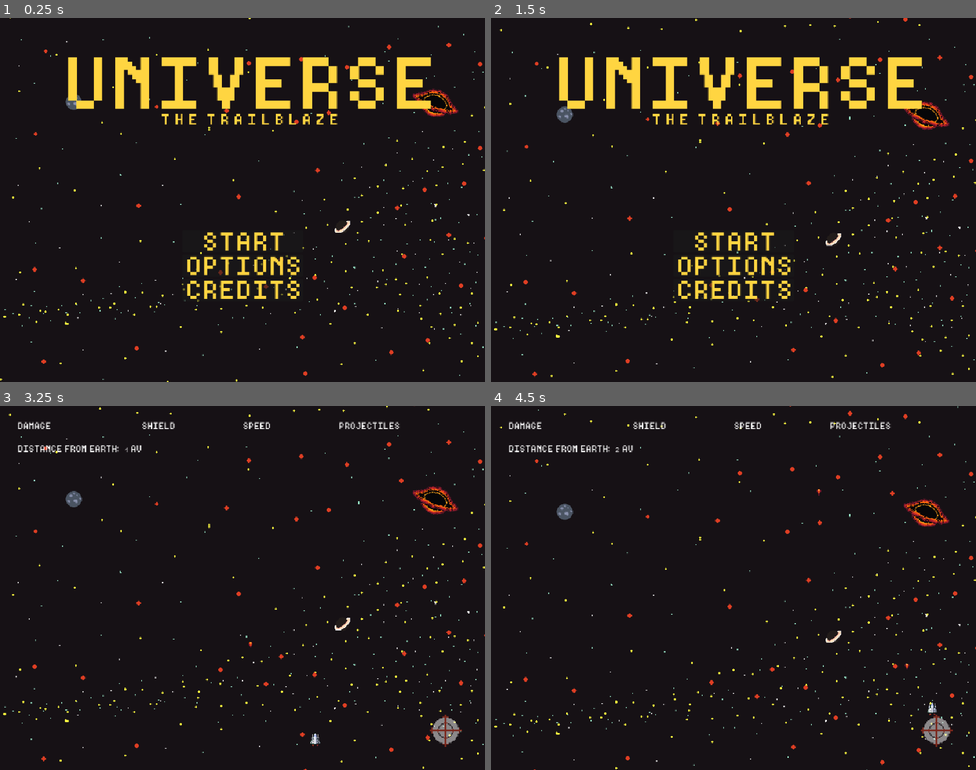
Above: before the commit, frames 1-4 (two rows, left to right).
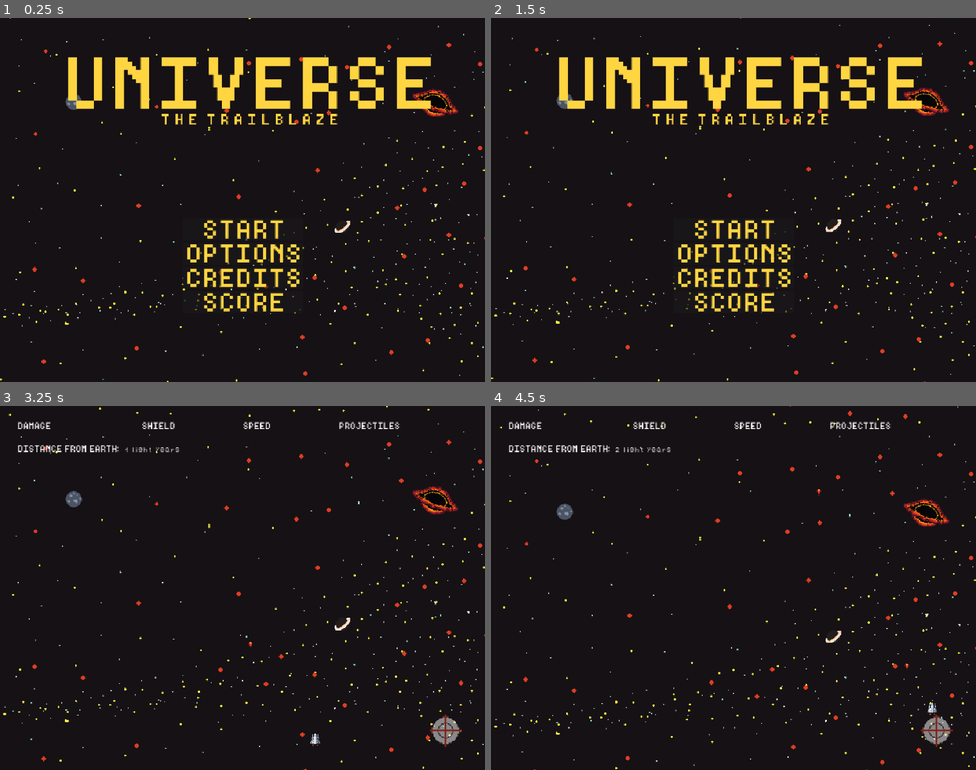
Above: after the commit, the same moments.

Repository: raysilent7/trailblazers
Game: Godot game, scene res://scenes/menu.tscn
The game is run twice, just before and just after one commit, with the same random seed, the same clock (stepped at 60 frames per second) and the same inputs. Sound files missing from this copy of the repository are replaced by a short silence.
Inputs (mouse positions are in pixels of both pictures, inside the frame that each line leads up to):
- Up to frame 1 (0.25 s): no input
- Up to frame 2 (1.5 s): click (733, 301) at 0.5 s, where only the run after the commit has a clickable "SCORE"; click (942, 54) at 1.27 s
- Up to frame 3 (3.25 s): click "START" at 2 s; move the mouse to (349, 569) at 2.77 s; hold D (right) from 2.78 s (still down); hold Space (shoot) from 2.78 s (still down); click (349, 569) at 2.92 s
- Up to frame 4 (4.5 s): release D (right) at 3.5 s; release Space (shoot) at 3.5 s; drag from (636, 606) to (820, 693) at 3.52 s; move the mouse to (782, 507) at 4.27 s; hold D (right) from 4.28 s (still down); hold Space (shoot) from 4.28 s (still down); click (782, 507) at 4.42 s

The runs differ from the first frame. In frame 1, 2.5% of the frame differs, in the area x 37-63%, y 55-82%; in frame 2, 5.0%, in the area x 0-100%, y 0-100%; in frame 3, less than 0.1%; in frame 4, less than 0.1%.

Commit message:
adicionando lista de pontuaçoes
adicionando lista de pontuaçoes com até 15 itens, ordenados da maior para a menor pontuaçao, sempre descartando a ultima posiçao da lista para dar lugar a novo itens.

Diff:
--- a/project.godot
+++ b/project.godot
@@ -18,6 +18,7 @@
 
 GameState="*uid://cdy7ut1lupn5i"
 Audio="*uid://pp3eo07it1pk"
+PlayerData="*uid://f5goi1271iaw"
 
 [display]
 
--- a/scenes/menu.tscn
+++ b/scenes/menu.tscn
@@ -29,15 +29,6 @@
 offset_bottom = 40.0
 texture = ExtResource("3_mj5lg")
 stretch_mode = 1
-
-[node name="BG" type="ColorRect" parent="." unique_id=16070145]
-visible = false
-custom_minimum_size = Vector2(960, 720)
-layout_mode = 0
-offset_right = 960.0
-offset_bottom = 720.0
-color = Color(0, 0, 0.07450981, 1)
-metadata/_edit_lock_ = true
 
 [node name="banner" type="TextureRect" parent="." unique_id=1786310756]
 custom_minimum_size = Vector2(448, 128)
@@ -91,9 +82,18 @@
 theme_override_font_sizes/font_size = 48
 text = "CREDITS"
 
+[node name="score" type="Button" parent="buttons" unique_id=1337818999]
+layout_mode = 2
+theme_override_colors/font_color = Color(1, 0.8352941, 0.25490198, 1)
+theme_override_fonts/font = ExtResource("5_mj5lg")
+theme_override_font_sizes/font_size = 48
+text = "SCORE"
+
 [connection signal="mouse_entered" from="buttons/start" to="." method="onStartMouseEntered"]
 [connection signal="pressed" from="buttons/start" to="." method="onStartPressed"]
 [connection signal="mouse_entered" from="buttons/options" to="." method="onOptionsMouseEntered"]
 [connection signal="pressed" from="buttons/options" to="." method="onOptionsPressed"]
 [connection signal="mouse_entered" from="buttons/credits" to="." method="onCreditsMouseEntered"]
 [connection signal="pressed" from="buttons/credits" to="." method="onCreditsPressed"]
+[connection signal="mouse_entered" from="buttons/score" to="." method="onScoreMouseEntered"]
+[connection signal="pressed" from="buttons/score" to="." method="onScorePressed"]
--- a/scenes/pauseMenu.tscn
+++ b/scenes/pauseMenu.tscn
@@ -34,14 +34,14 @@
 anchors_preset = 5
 anchor_left = 0.5
 anchor_right = 0.5
-offset_left = -57.5
-offset_top = 20.0
-offset_right = 57.5
-offset_bottom = 43.0
-grow_horizontal = 2
-theme_override_colors/font_color = Color(1, 0.8352941, 0.25490198, 1)
-theme_override_fonts/font = ExtResource("2_bcaeg")
-theme_override_font_sizes/font_size = 32
+offset_left = -172.5
+offset_top = 30.0
+offset_right = 172.5
+offset_bottom = 66.0
+grow_horizontal = 2
+theme_override_colors/font_color = Color(1, 0.8352941, 0.25490198, 1)
+theme_override_fonts/font = ExtResource("2_bcaeg")
+theme_override_font_sizes/font_size = 48
 text = "GAME PAUSED"
 
 [node name="continue" type="Button" parent="menuBox" unique_id=1654558753]
@@ -213,7 +213,9 @@
 theme_override_fonts/font = ExtResource("2_bcaeg")
 text = "MUTE MUSIC"
 
+[connection signal="mouse_entered" from="menuBox/continue" to="." method="onContinueMouseEntered"]
 [connection signal="pressed" from="menuBox/continue" to="." method="onContinuePressed"]
+[connection signal="mouse_entered" from="menuBox/mainMenu" to="." method="onMainMenuMouseEntered"]
 [connection signal="pressed" from="menuBox/mainMenu" to="." method="onMainMenuPressed"]
 [connection signal="value_changed" from="menuBox/generalVolume" to="." method="onGeneralVolumeValueChanged"]
 [connection signal="value_changed" from="menuBox/soundFXVolume" to="." method="onSoundFxVolumeValueChanged"]
--- /dev/null
+++ b/scenes/scoreBoard.tscn
@@ -0,0 +1,103 @@
+[gd_scene format=3 uid="uid://di3quqcxothpw"]
+
+[ext_resource type="Script" uid="uid://bgfobqujckvr0" path="res://scripts/BG.gd" id="1_hv0y7"]
+[ext_resource type="Script" uid="uid://ddgq0morqldye" path="res://scripts/scoreList.gd" id="1_ln050"]
+[ext_resource type="Texture2D" uid="uid://c7wfjkptdmoc1" path="res://assets/images/tile1.png" id="2_pcwan"]
+[ext_resource type="Texture2D" uid="uid://dsftye3hmtyv7" path="res://assets/images/simple box.png" id="2_tx8t6"]
+[ext_resource type="FontFile" uid="uid://c8a3j0tp3iysd" path="res://assets/others/trailblaze.ttf" id="3_34u3n"]
+[ext_resource type="Texture2D" uid="uid://ddwm04pxw3yv8" path="res://assets/images/back button.png" id="4_gww4f"]
+[ext_resource type="Texture2D" uid="uid://i0q85eiiermv" path="res://assets/images/back pressed.png" id="5_hv0y7"]
+[ext_resource type="Texture2D" uid="uid://dxv0vfd1hnk4l" path="res://assets/images/back hover.png" id="6_pcwan"]
+
+[node name="ScoreBoard" type="Control" unique_id=2087003603]
+layout_mode = 3
+anchors_preset = 15
+anchor_right = 1.0
+anchor_bottom = 1.0
+grow_horizontal = 2
+grow_vertical = 2
+
+[node name="BGParallax" type="Node2D" parent="." unique_id=1211308537]
+
+[node name="far" type="Parallax2D" parent="BGParallax" unique_id=773430074]
+repeat_size = Vector2(1024, 1024)
+ignore_camera_scroll = true
+script = ExtResource("1_hv0y7")
+
+[node name="TextureRect" type="TextureRect" parent="BGParallax/far" unique_id=1553704255]
+offset_right = 40.0
+offset_bottom = 40.0
+texture = ExtResource("2_pcwan")
+stretch_mode = 1
+
+[node name="board" type="CanvasLayer" parent="." unique_id=1479818779]
+script = ExtResource("1_ln050")
+
+[node name="scoreRoot" type="Control" parent="board" unique_id=321190527]
+layout_mode = 3
+anchors_preset = 15
+anchor_right = 1.0
+anchor_bottom = 1.0
+grow_horizontal = 2
+grow_vertical = 2
+
+[node name="box" type="TextureRect" parent="board/scoreRoot" unique_id=2046872286]
+layout_mode = 1
+anchors_preset = 8
+anchor_left = 0.5
+anchor_top = 0.5
+anchor_right = 0.5
+anchor_bottom = 0.5
+offset_left = -128.0
+offset_top = -256.0
+offset_right = 128.0
+offset_bottom = 256.0
+grow_horizontal = 2
+grow_vertical = 2
+texture = ExtResource("2_tx8t6")
+
+[node name="title" type="Label" parent="board/scoreRoot/box" unique_id=1476043593]
+layout_mode = 1
+anchors_preset = 5
+anchor_left = 0.5
+anchor_right = 0.5
+offset_left = -115.0
+offset_top = 40.0
+offset_right = 115.0
+offset_bottom = 64.0
+grow_horizontal = 2
+theme_override_colors/font_color = Color(1, 0.8352941, 0.25490198, 1)
+theme_override_fonts/font = ExtResource("3_34u3n")
+theme_override_font_sizes/font_size = 28
+text = "SCORE BOARD"
+horizontal_alignment = 1
+
+[node name="scoreList" type="VBoxContainer" parent="board/scoreRoot/box" unique_id=632984269]
+layout_mode = 1
+anchors_preset = 5
+anchor_left = 0.5
+anchor_right = 0.5
+offset_left = -20.0
+offset_top = 90.0
+offset_right = 20.0
+offset_bottom = 130.0
+grow_horizontal = 2
+theme_override_constants/separation = 10
+
+[node name="back" type="TextureButton" parent="board/scoreRoot" unique_id=1501779116]
+layout_mode = 1
+anchors_preset = 1
+anchor_left = 1.0
+anchor_right = 1.0
+offset_left = -100.0
+offset_top = 40.0
+offset_right = -60.0
+offset_bottom = 80.0
+grow_horizontal = 0
+scale = Vector2(1.5, 1.5)
+texture_normal = ExtResource("4_gww4f")
+texture_pressed = ExtResource("5_hv0y7")
+texture_hover = ExtResource("6_pcwan")
+
+[connection signal="mouse_entered" from="board/scoreRoot/back" to="board" method="onBackMouseEntered"]
+[connection signal="pressed" from="board/scoreRoot/back" to="board" method="onBackPressed"]
--- a/scripts/HUD.gd
+++ b/scripts/HUD.gd
@@ -21,4 +21,4 @@
 		child.visible = not child.visible
 
 func updateDistance(dist):
-	$distanceBox/distance.text = str(int(dist)) + " AU"
+	$distanceBox/distance.text = str(int(dist)) + " light years"
--- /dev/null
+++ b/scripts/PlayerData.gd
@@ -0,0 +1,64 @@
+extends Node
+
+var playerName: String = ""
+var playerId: String = ""
+var firstNameChange: bool = true
+var highestScore: int = 0
+var scoreBoard: Array[int] = []
+var googleLinked: bool = false
+var googleAccountId: String = ""
+
+func _ready():
+	loadData()
+	if playerId == "":
+		generateNewPlayer()
+
+func generateNewPlayer():
+	playerId = str(randi()) + str(Time.get_ticks_msec())
+	playerName = "Player" + playerId
+	firstNameChange = true
+	highestScore = 0
+	scoreBoard = []
+	saveData()
+
+func setPlayerName(newName: String):
+	if firstNameChange:
+		playerName = newName
+		firstNameChange = false
+		saveData()
+
+func addScore(score: int):
+	if score > highestScore:
+		highestScore = score
+	scoreBoard.append(score)
+	scoreBoard.sort()
+	scoreBoard.reverse()
+	if scoreBoard.size() > 15:
+		scoreBoard.resize(15)
+	saveData()
+
+func saveData():
+	var data: Dictionary = {
+		"playerName": playerName,
+		"playerId": playerId,
+		"firstNameChange": firstNameChange,
+		"highestScore": highestScore,
+		"scoreBoard": scoreBoard,
+		"googleLinked": googleLinked,
+		"googleAccountId": googleAccountId
+	}
+	var file: FileAccess = FileAccess.open("user://player.save", FileAccess.WRITE)
+	file.store_var(data)
+
+func loadData():
+	if not FileAccess.file_exists("user://player.save"):
+		return
+	var file: FileAccess = FileAccess.open("user://player.save", FileAccess.READ)
+	var data: Dictionary = file.get_var()
+	playerName = data.get("playerName", "Player")
+	playerId = data.get("playerId", "")
+	firstNameChange = data.get("firstNameChange", true)
+	highestScore = data.get("highestScore", 0)
+	scoreBoard = data.get("scoreBoard", [])
+	googleLinked = data.get("googleLinked", false)
+	googleAccountId = data.get("googleAccountId", "")
--- a/scripts/gameOverPopup.gd
+++ b/scripts/gameOverPopup.gd
@@ -3,7 +3,8 @@
 func showPopup(distance):
 	Audio.stopMusicSystem()
 	$popupBox/message.text = "Your ship was destroyed.\nYour journey ends here."
-	$popupBox/distance.text = "You explored %s AU." % distance
+	$popupBox/distance.text = "You explored %s light years." % distance
+	PlayerData.addScore(distance)
 	visible = true
 
 func onOkPressed() -> void:
--- a/scripts/pauseMenu.gd
+++ b/scripts/pauseMenu.gd
@@ -6,18 +6,24 @@
 @onready var muteMusicCB: CheckBox = $menuBox/musicMute
 @onready var muteSFXCB: CheckBox = $menuBox/soundFXMute
 
+var mainScene
+
 func _ready() -> void:
 	generalVolSlider.value = Audio.generalVol
 	musicVolSlider.value = Audio.musicVol
 	soundFXVolSlider.value = Audio.FXVol
 	muteMusicCB.button_pressed = Audio.muteMusic
 	muteSFXCB.button_pressed = Audio.muteFX
+	mainScene = get_tree().current_scene
 
 func onContinuePressed() -> void:
+	Audio.playButtonPress()
 	get_tree().paused = false
 	queue_free()
 
 func onMainMenuPressed() -> void:
+	PlayerData.addScore(mainScene.distanceTravelled)
+	Audio.playButtonPress()
 	get_tree().paused = false
 	get_tree().change_scene_to_file("res://scenes/menu.tscn")
 
@@ -35,3 +41,9 @@
 
 func onMusicMuteToggled(toggledOn: bool) -> void:
 	Audio.setMuteMusic(toggledOn)
+
+func onContinueMouseEntered() -> void:
+	Audio.playButtonHover()
+
+func onMainMenuMouseEntered() -> void:
+	Audio.playButtonHover()
--- /dev/null
+++ b/scripts/scoreList.gd
@@ -0,0 +1,28 @@
+extends CanvasLayer
+
+@onready var scoreList: VBoxContainer = $scoreRoot/box/scoreList
+
+func _ready() -> void:
+	updateList()
+
+func updateList():
+	for child in scoreList.get_children():
+		child.queue_free()
+
+	var font: FontFile = load("res://assets/others/trailblaze.ttf")
+	var fontColor: Color = Color(1.0, 0.835, 0.255)
+
+	for score in PlayerData.scoreBoard:
+		var label: Label = Label.new()
+		label.text = str(score) + " light years"
+		label.add_theme_font_override("font", font)
+		label.add_theme_color_override("font_color", fontColor)
+		label.add_theme_font_size_override("font_size", 22)
+		scoreList.add_child(label)
+
+func onBackPressed() -> void:
+	Audio.playButtonPress()
+	get_tree().change_scene_to_file("res://scenes/menu.tscn")
+
+func onBackMouseEntered() -> void:
+	Audio.playButtonHover()
--- a/scripts/titleScreen.gd
+++ b/scripts/titleScreen.gd
@@ -31,3 +31,10 @@
 
 func onStartMouseEntered() -> void:
 	Audio.playButtonHover()
+
+func onScorePressed() -> void:
+	Audio.playButtonPress()
+	get_tree().change_scene_to_file("res://scenes/scoreBoard.tscn")
+
+func onScoreMouseEntered() -> void:
+	Audio.playButtonHover()
Not shown, added: scripts/PlayerData.gd.uid
Not shown, added: scripts/scoreList.gd.uid
